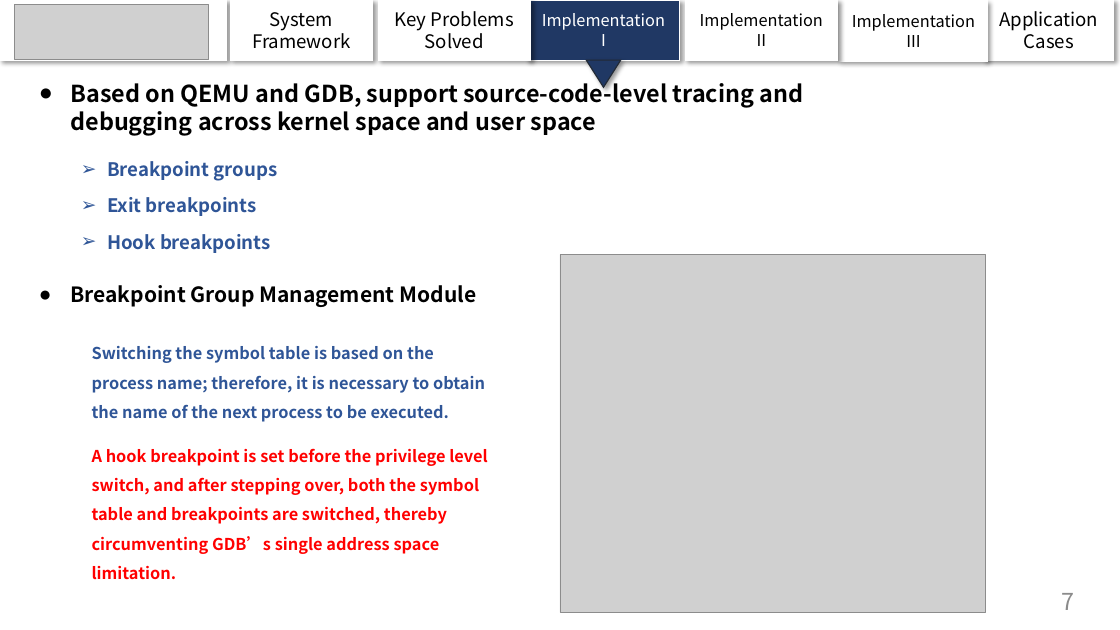
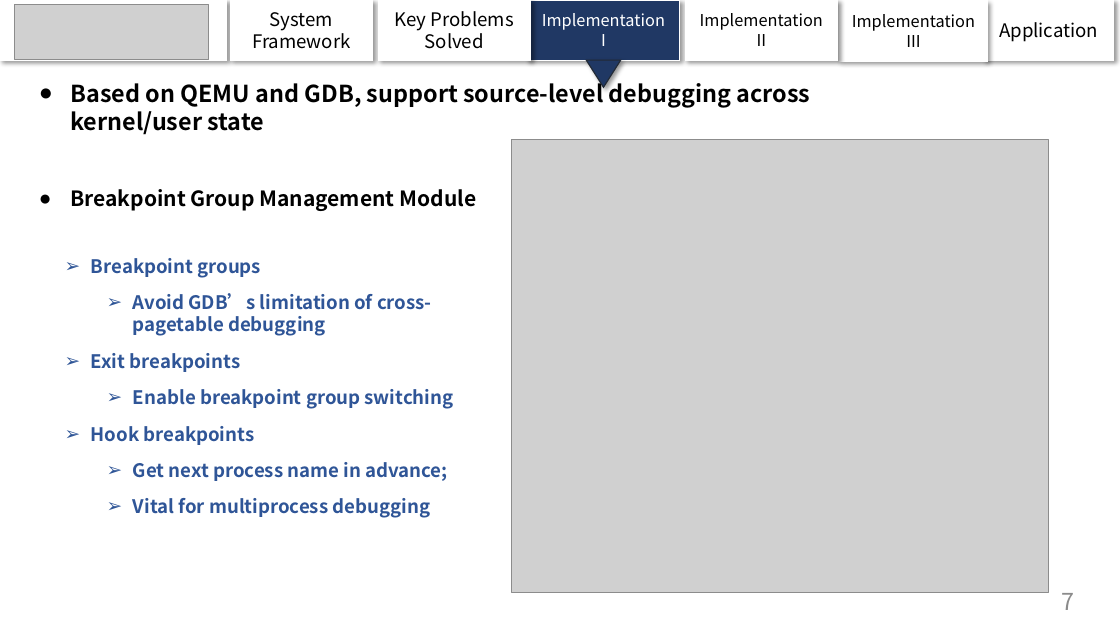
Before and after one commit to chenzhiy2001/code-debug-paper, a slide deck: slide 7 of ICCEA.pptx. Drawn at 1120x630 pixels with LibreOffice and Linux fonts; fonts in the diff are those of the drawing; grey boxes stand for pictures. Boxes give left, top, right and bottom in pixels: in the first picture for what was removed or moved away, otherwise in the second. Text is boxed around its words. In the diff, an @@ line names an element or a change of style, - is before the commit and + after.

```diff
--- a/ICCEA.pptx
+++ b/ICCEA.pptx
@@ text in rectangle at bbox=[999, 22, 1098, 42]: text changed @@
-Application Cases
+Application
@@ text at bbox=[70, 78, 811, 135]: text changed @@
-● Based on QEMU and GDB, support source-code-level tracing and debugging across kernel space and user space
+● Based on QEMU and GDB, support source-level debugging across kernel/user state
@@ picture: place and size @@
-picture at bbox=[560, 255, 986, 613]
+picture at bbox=[512, 140, 1049, 593]
@@ text "Breakpoint Group Management Module": place and size @@
-text "Breakpoint Group Management Module" at bbox=[70, 285, 476, 307]
+text "Breakpoint Group Management Module" at bbox=[70, 189, 476, 211]
@@ text "Breakpoint groups": place and size @@
-text "Breakpoint groups" at bbox=[107, 161, 278, 253]
+text "Breakpoint groups" at bbox=[91, 258, 454, 518]
@@ text at bbox=[133, 293, 432, 336]: paragraph added @@
+    ➢ Avoid GDB’s limitation of cross-pagetable debugging
@@ text removed at bbox=[92, 346, 488, 579] @@
-Switching the symbol table is based on the process name; therefore, it is necessary to obtain the name of the next process to be executed.
-A hook breakpoint is set before the privilege level switch, and after stepping over, both the symbol table and breakpoints are switched, thereby circumventing GDB’s single address space limitation.
@@ text at bbox=[133, 389, 454, 409]: paragraph added @@
+    ➢ Enable breakpoint group switching
@@ text at bbox=[133, 462, 447, 518]: paragraphs added @@
+    ➢ Get next process name in advance;
+    ➢ Vital for multiprocess debugging
```
Also in this commit, not shown: 10 other slides changed.
